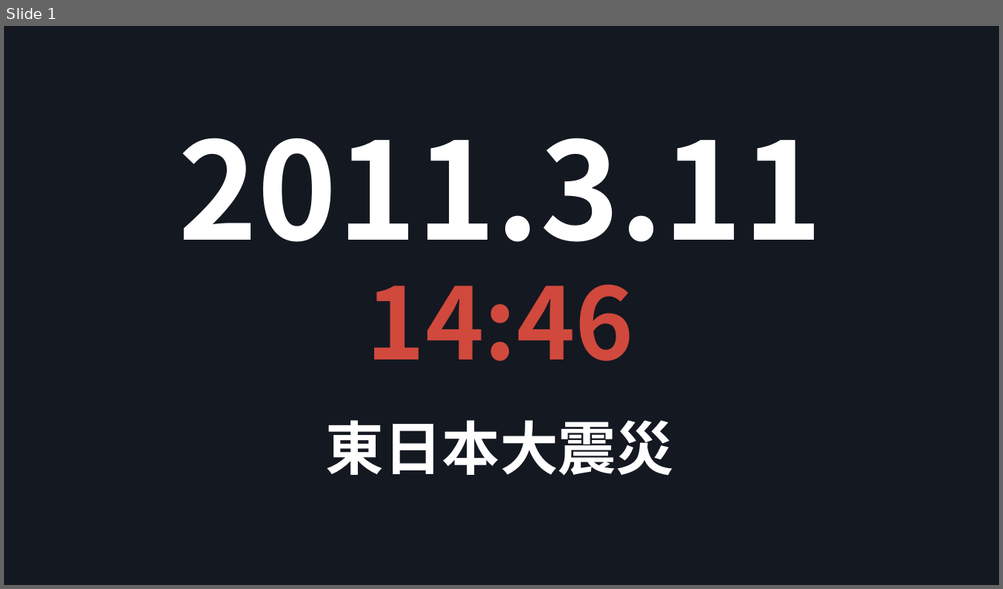
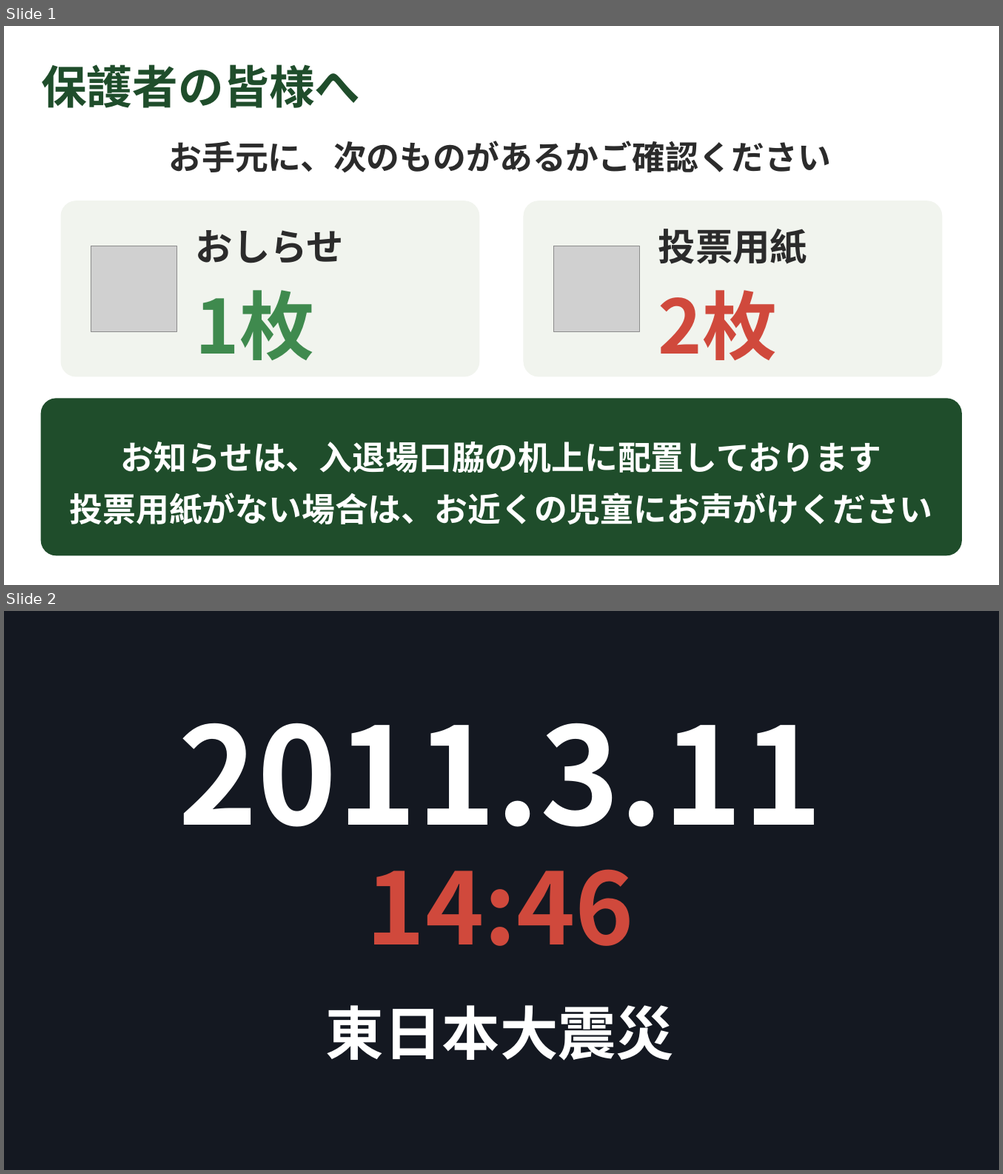
Before and after one commit to liberabitjp-hue/-, a slide deck: slides/お米アピール大作戦_発表スライド.pptx. Shown one above the other, each under a label of ours: slide 1 before the commit, slides 1 and 2 after it. The pictures are 1003x589 and 1003x1174 pixels, drawn with LibreOffice and Linux fonts; fonts in the diff are those of the drawing; grey boxes stand for pictures. Boxes give left, top, right and bottom in pixels: in the first picture for what was removed or moved away, otherwise in the second. Text is boxed around its words. In the diff, an @@ line names an element or a change of style, - is before the commit and + after.

```diff
--- a/slides/お米アピール大作戦_発表スライド.pptx
+++ b/slides/お米アピール大作戦_発表スライド.pptx
@@ slide 1 added at bbox=[4, 26, 999, 585], background #FFFFFF @@
@@ title added at bbox=[41, 64, 360, 108], 44 pt, text #1F4D2B, bold @@
+保護者の皆様へ
@@ text added at bbox=[168, 141, 831, 173], 32 pt, text #2B2B2B, bold @@
+お手元に、次のものがあるかご確認ください
@@ rounded rectangle added at bbox=[62, 201, 479, 377], fill #F1F4EE, outline #F1F4EE 1 pt @@
@@ rounded rectangle added at bbox=[524, 201, 942, 377], fill #F1F4EE, outline #F1F4EE 1 pt @@
@@ picture added at bbox=[91, 246, 177, 332] @@
@@ text added at bbox=[196, 230, 344, 264], 36 pt, text #2B2B2B, bold @@
+おしらせ
@@ picture added at bbox=[554, 246, 640, 332] @@
@@ text added at bbox=[658, 229, 808, 264], 36 pt, text #2B2B2B, bold @@
+投票用紙
@@ text added at bbox=[196, 290, 314, 360], 72 pt, text #3F8A4E, bold @@
+1枚
@@ text added at bbox=[658, 290, 777, 360], 72 pt, text #D0493C, bold @@
+2枚
@@ rounded rectangle added at bbox=[41, 399, 962, 556], fill #1F4D2B, outline #1F4D2B 1 pt @@
@@ text added at bbox=[70, 442, 932, 525], 32 pt, text #FFFFFF, bold @@
+お知らせは、入退場口脇の机上に配置しております
+投票用紙がない場合は、お近くの児童にお声がけください
@@ what was slide 1 is now slide 2 @@
```
Also in this commit, not shown: 1 slide changed.
